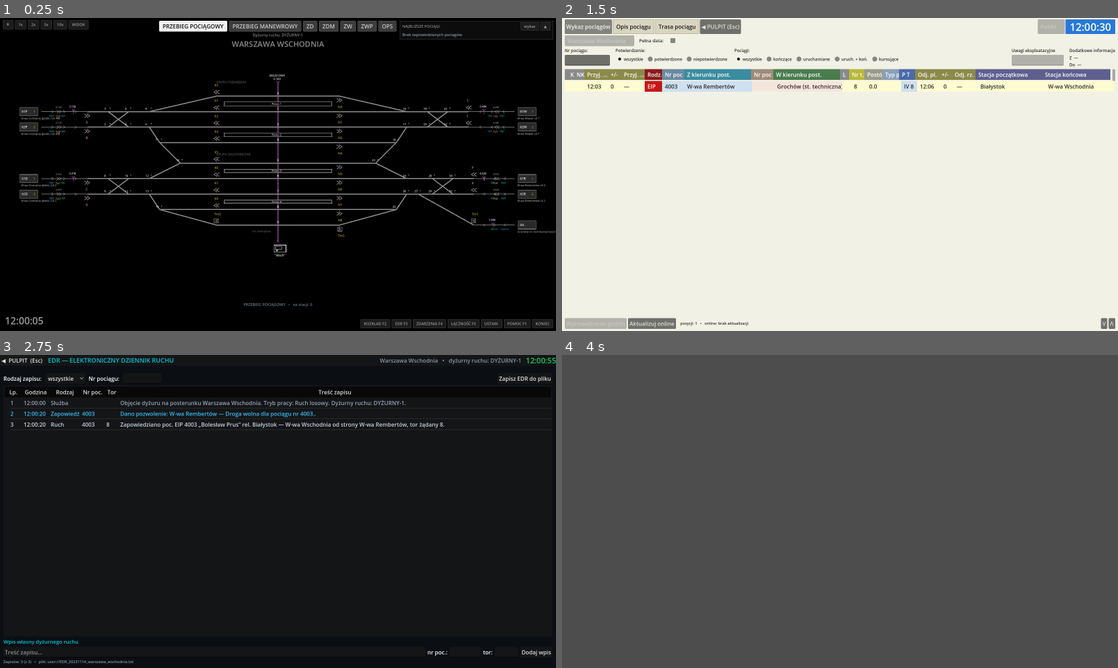
Above: before the commit, frames 1-4 (two rows, left to right).
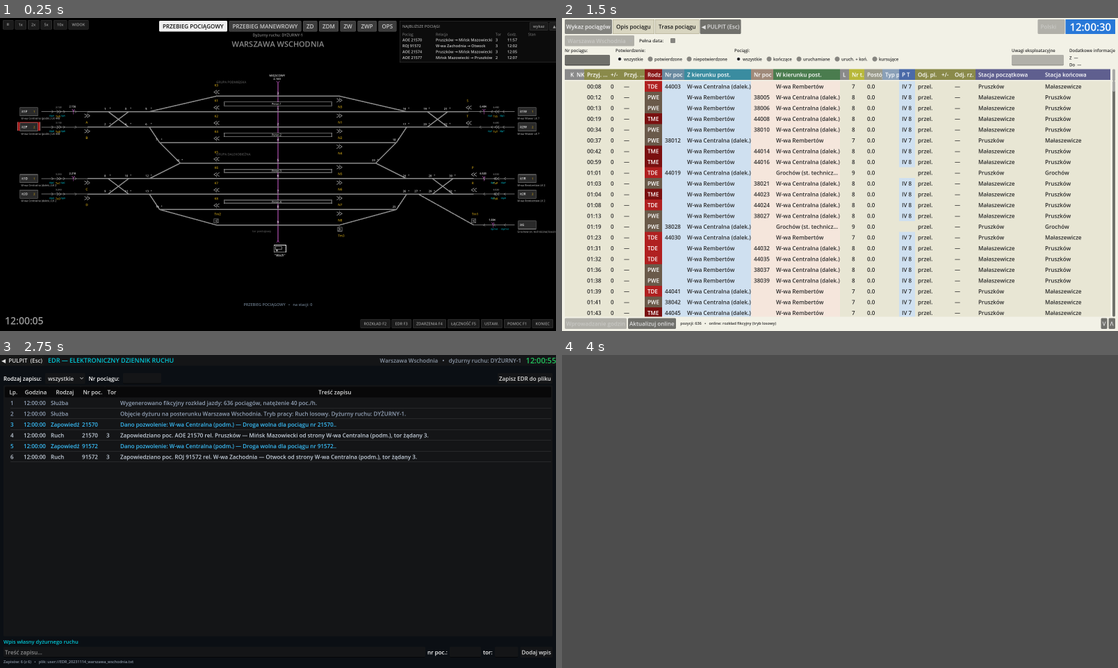
Above: after the commit, the same moments.

Repository: LukaszTM/Dyzurny-Ruchu-v0.0.1
Game: Godot game, scene res://tests/ModeProbe.tscn
Same seed, same stepped clock (60 frames per second), same inputs: the game is played once before the commit and once after it. This scene is started directly instead of the project's main scene.
Inputs (mouse positions are in pixels of both pictures, inside the frame that each line leads up to):
- Up to frame 1 (0.25 s): no input
- Up to frame 2 (1.5 s): click "PRZEBIEG POCIĄGOWY" at 0.5 s; click "Wykaz pociągów" at 1.25 s
- Up to frame 3 (2.75 s): click "Opis pociągu" at 2 s
- Up to frame 4 (4 s): click "◀ PULPIT (Esc)" at 2.75 s; tap Enter at 3.5 s; move the mouse to (962, 495) at 3.52 s; tap 1 at 3.6 s; click (962, 495) at 3.67 s; tap Space at 3.77 s

The runs differ from the first frame. In frame 1, 0.7% of the frame differs, in the area x 3-100%, y 0-36%; in frame 2, 23%, in the area x 4-100%, y 20-99%; in frame 3, 3.2%; in frame 4, nothing differs.
Error in both runs: Trying to cast a freed object. (res://scripts/ui/panel_screen.gd:42)

Commit message:
Ruch losowy: fikcyjny generowany rozkład jazdy
Tryb RUCH LOSOWY nie spawnuje już pociągów ad-hoc — przy rozpoczęciu
dyżuru generowany jest fikcyjny całodobowy rozkład jazdy (podmiejskie,
dalekobieżne z nazwami, towarowe, nocą głównie towarowe i próżne składy,
pociągi rozpoczynające/kończące bieg z podstawieniami), widoczny w wykazie
pociągów i oknie najbliższych pociągów; pociągi zgłaszają się według niego
przez łączność. Gęstość rozkładu wynika z natężenia w ustawieniach;
zmiana natężenia w trakcie dyżuru przebudowuje przyszłe, jeszcze
niezapowiedziane pozycje (z naprawą powiązań pociągów z wierszami).
Zlecenia manewrowe losowe pozostały. Sonda trybów raportuje liczbę
pozycji rozkładu (losowy ~250-600, realny 278, samouczek 0).

Co-Authored-By: Claude Fable 5 <noreply@anthropic.com>
Claude-Session: https://claude.ai/code/session_01WrMrhb81D1GsRqEQfT76Je

Diff:
--- a/scripts/core/sim_core.gd
+++ b/scripts/core/sim_core.gd
@@ -109,8 +109,15 @@
 			time_scale = 1.0
 			events.freq_min = REAL_EVENT_FREQ
 		GameState.MODE_RANDOM:
+			# RUCH LOSOWY: fikcyjny, wygenerowany rozkład jazdy na całą dobę
 			sim_time = SimUtil.parse_hhmm(str(location.get("start_time_random", "12:00")))
 			gen.enabled = true
+			var n := gen.generate_day(tt, Settings.traffic_intensity)
+			tt.start_time = sim_time
+			tt.skip_past(sim_time)
+			tt.online_status = "rozkład fikcyjny (tryb losowy)"
+			edr.add(sim_time, "Służba", "Wygenerowano fikcyjny rozkład jazdy: %d pociągów, natężenie %d poc./h." % [
+				n, int(Settings.traffic_intensity)])
 		GameState.MODE_TUTORIAL:
 			sim_time = 8.0 * 3600.0
 			events.freq_min = 0.0
--- a/scripts/core/traffic_generator.gd
+++ b/scripts/core/traffic_generator.gd
@@ -1,16 +1,21 @@
 class_name TrafficGenerator
 extends RefCounted
-## Generator ruchu losowego. Natężenie (pociągi/h) ustawiane w opcjach gry.
+## Tryb RUCH LOSOWY: przy rozpoczęciu dyżuru generowany jest FIKCYJNY
+## całodobowy rozkład jazdy (widoczny w wykazie pociągów), według którego
+## pociągi zgłaszają się na posterunek. Gęstość rozkładu wynika z natężenia
+## ustawionego w opcjach gry; zmiana natężenia w trakcie dyżuru przebudowuje
+## przyszłe, jeszcze niezapowiedziane pozycje rozkładu.
+## Dodatkowo generator zleca okazjonalne prace manewrowe.
 
 const NAZWY := ["Podlasiak", "Sawa", "Hetman", "Kmicic", "Bug", "Narew", "Cukrownik",
-	"Żeromski", "Norwid", "Skarga", "Chopin", "Reymont", "Wysoczańska", "Bolesław Prus"]
+	"Żeromski", "Norwid", "Skarga", "Chopin", "Reymont", "Mazowsze", "Syrenka"]
 
 var sim = null
 var rng := RandomNumberGenerator.new()
 var enabled := false
-var next_spawn := -1.0
 var next_shunt := -1.0
 var _n := 0
+var _ni := 0
 
 
 func _init(p_sim) -> void:
@@ -18,20 +23,15 @@
 	rng.randomize()
 
 
+## Zlecenia manewrowe (podstawienia składów z Grochowa) — losowo w tle.
 func step(now: float) -> void:
-	if not enabled:
+	if not enabled or not Settings.shunting_enabled:
 		return
-	if next_spawn < 0.0:
-		next_spawn = now + 20.0
 	if next_shunt < 0.0:
-		next_shunt = now + rng.randf_range(600.0, 1400.0)
-	if now >= next_spawn:
-		sim.request_train(_random_spec(now))
-		var mean := 3600.0 / maxf(Settings.traffic_intensity, 1.0)
-		next_spawn = now + maxf(30.0, -log(1.0 - rng.randf()) * mean)
-	if Settings.shunting_enabled and now >= next_shunt:
+		next_shunt = now + rng.randf_range(900.0, 1800.0)
+	if now >= next_shunt:
 		_shunt_job(now)
-		next_shunt = now + rng.randf_range(800.0, 1600.0)
+		next_shunt = now + rng.randf_range(1200.0, 2400.0)
 
 
 func _nr(base: int) -> String:
@@ -39,79 +39,153 @@
 	return str(base + _n * 2 + rng.randi_range(0, 1))
 
 
-func _random_spec(now: float) -> Dictionary:
-	var spec := {
-		"nazwa": "", "arr": now + 200.0, "dep": -1.0, "postoj": 0.0,
-		"przelot": false, "koniec": false, "man": false, "tt_index": -1,
-		"delay": 0, "podstawienie": false,
+## Generuje fikcyjny rozkład na całą dobę o zadanym natężeniu [poc./h].
+## Zwraca liczbę pozycji.
+func generate_day(tt: TimetableManager, intensity: float) -> int:
+	var count := _generate_range(tt, 0.0, 86400.0, intensity)
+	_sort_entries(tt)
+	return count
+
+
+## Przebudowa przyszłych, niezapowiedzianych pozycji (zmiana natężenia
+## w trakcie dyżuru). Zwraca liczbę nowych pozycji.
+func rebuild_future(tt: TimetableManager, now: float, intensity: float) -> int:
+	var granica := now + 600.0
+	var keep: Array = []
+	for e in tt.entries:
+		var ref: float = e["arr"] if float(e["arr"]) >= 0.0 else e["dep"]
+		if bool(e["zapowiedziany"]) or ref <= granica:
+			keep.append(e)
+	tt.entries = keep
+	var count := _generate_range(tt, granica, 86400.0, intensity)
+	_sort_entries(tt)
+	# indeksy pozycji zmieniły się — napraw powiązania pociągów
+	for i in range(tt.entries.size()):
+		var e2: Dictionary = tt.entries[i]
+		for tid in [int(e2["train_id"]), int(e2["stock_id"])]:
+			if tid != 0:
+				var t: Train = sim.trains.get(tid)
+				if t != null and t.tt_index >= 0:
+					t.tt_index = i
+	return count
+
+
+func _sort_entries(tt: TimetableManager) -> void:
+	tt.entries.sort_custom(func(a, b):
+		var ta: float = a["arr"] if float(a["arr"]) >= 0.0 else a["dep"]
+		var tb: float = b["arr"] if float(b["arr"]) >= 0.0 else b["dep"]
+		return ta < tb)
+
+
+func _generate_range(tt: TimetableManager, od: float, do_kiedy: float, intensity: float) -> int:
+	var t := od
+	var count := 0
+	while true:
+		var mean := 3600.0 / maxf(intensity, 1.0)
+		@warning_ignore("integer_division")
+		var godzina := int(t / 3600.0) % 24
+		if godzina < 4:
+			mean *= 3.0   # noc: rzadszy ruch (głównie towarowy)
+		t += maxf(90.0, -log(1.0 - rng.randf()) * mean)
+		if t >= do_kiedy:
+			break
+		tt.entries.append(_fictional_entry(t, godzina < 4))
+		count += 1
+	return count
+
+
+func _fictional_entry(t: float, noc: bool) -> Dictionary:
+	var e := {
+		"nr": "", "kat": "ROJ", "nazwa": "", "z": "?", "do": "?",
+		"we": "", "wy": "", "tor": "",
+		"arr": t, "dep": -1.0, "postoj": 0.0,
+		"przelot": false, "start": false, "koniec": false,
+		"delay": 0, "zapowiedziany": false, "train_id": 0, "stock_id": 0,
+		"converted": false, "status": "", "actual_arr": -1.0, "actual_dep": -1.0,
+		"potwierdzony": false,
 	}
 	var roll := rng.randf()
+	if noc:
+		roll = 0.9   # nocą wyłącznie ruch towarowy i próżne składy
 	if roll < 0.44:
 		# ruch podmiejski (tory 1-4)
 		var na_wschod := rng.randf() < 0.5
-		spec["kat"] = "AOE" if rng.randf() < 0.55 else "ROJ"
-		spec["nr"] = _nr(21000 if spec["kat"] == "AOE" else 91000)
+		e["kat"] = "AOE" if rng.randf() < 0.55 else "ROJ"
+		e["nr"] = _nr(21000 if e["kat"] == "AOE" else 91000)
+		e["postoj"] = rng.randf_range(60.0, 120.0)
+		e["dep"] = t + float(e["postoj"])
 		if na_wschod:
-			spec["we"] = "it1P"
-			spec["wy"] = "it1W"
-			spec["z"] = "W-wa Zachodnia" if spec["kat"] == "ROJ" else "Pruszków"
-			spec["do"] = "Otwock" if rng.randf() < 0.6 else "Mińsk Mazowiecki"
-			spec["tor"] = ["1", "3"][rng.randi_range(0, 1)]
+			e["we"] = "it1P"
+			e["wy"] = "it1W"
+			e["z"] = "Pruszków" if e["kat"] == "AOE" else "W-wa Zachodnia"
+			e["do"] = "Otwock" if rng.randf() < 0.6 else "Mińsk Mazowiecki"
+			e["tor"] = ["1", "3"][rng.randi_range(0, 1)]
 		else:
-			spec["we"] = "it2W"
-			spec["wy"] = "it2P"
-			spec["z"] = "Otwock" if rng.randf() < 0.6 else "Mińsk Mazowiecki"
-			spec["do"] = "W-wa Zachodnia" if spec["kat"] == "ROJ" else "Pruszków"
-			spec["tor"] = ["2", "4"][rng.randi_range(0, 1)]
-		spec["postoj"] = rng.randf_range(60.0, 150.0)
-		spec["dep"] = float(spec["arr"]) + float(spec["postoj"])
+			e["we"] = "it2W"
+			e["wy"] = "it2P"
+			e["z"] = "Otwock" if rng.randf() < 0.6 else "Mińsk Mazowiecki"
+			e["do"] = "Pruszków" if e["kat"] == "AOE" else "W-wa Zachodnia"
+			e["tor"] = ["2", "4"][rng.randi_range(0, 1)]
 	elif roll < 0.80:
 		# ruch dalekobieżny (tory 5-8)
 		var na_wschod2 := rng.randf() < 0.5
 		var r := rng.randf()
-		spec["kat"] = "MPE" if r < 0.45 else ("EIE" if r < 0.7 else ("EIP" if r < 0.85 else "MOE"))
-		spec["nr"] = _nr(1000 if spec["kat"] == "MPE" else 4000)
-		if spec["kat"] in ["EIP", "EIE"] and rng.randf() < 0.7:
-			spec["nazwa"] = NAZWY[rng.randi_range(0, NAZWY.size() - 1)]
+		e["kat"] = "MPE" if r < 0.5 else ("EIE" if r < 0.8 else "EIP")
+		e["nr"] = _nr(1000 if e["kat"] == "MPE" else 4000)
+		if e["kat"] != "MPE" and rng.randf() < 0.6:
+			_ni += 1
+			e["nazwa"] = NAZWY[_ni % NAZWY.size()]
+		e["postoj"] = rng.randf_range(180.0, 300.0)
+		e["dep"] = t + float(e["postoj"])
+		if rng.randf() < 0.25:
+			e["delay"] = rng.randi_range(2, 12)
 		if na_wschod2:
-			spec["we"] = "it1D"
 			var przez_otwock := rng.randf() < 0.35
-			spec["wy"] = "it1W" if przez_otwock else "it1R"
-			spec["z"] = "W-wa Zachodnia"
-			spec["do"] = "Lublin Główny" if przez_otwock else ("Białystok" if rng.randf() < 0.5 else "Terespol")
-			spec["tor"] = ["5", "7"][rng.randi_range(0, 1)]
+			e["we"] = "it1D"
+			e["wy"] = "it1W" if przez_otwock else "it1R"
+			e["z"] = "W-wa Zachodnia"
+			e["do"] = "Lublin Główny" if przez_otwock else ("Białystok" if rng.randf() < 0.5 else "Terespol")
+			e["tor"] = ["5", "7"][rng.randi_range(0, 1)]
+			if Settings.shunting_enabled and rng.randf() < 0.08:
+				# pociąg rozpoczyna bieg — skład do podstawienia z Grochowa
+				e["start"] = true
+				e["we"] = "itG"
+				e["z"] = "W-wa Wschodnia"
+				e["arr"] = -1.0
 		else:
 			var z_otwocka := rng.randf() < 0.35
-			spec["we"] = "it2W" if z_otwocka else "it2R"
-			spec["wy"] = "it2D"
-			spec["z"] = "Lublin Główny" if z_otwocka else ("Białystok" if rng.randf() < 0.5 else "Terespol")
-			spec["do"] = "W-wa Zachodnia"
-			spec["tor"] = ["6", "8"][rng.randi_range(0, 1)]
-			if Settings.shunting_enabled and rng.randf() < 0.14:
-				spec["koniec"] = true
-				spec["wy"] = "itG"
-				spec["do"] = "W-wa Wschodnia"
-		spec["postoj"] = rng.randf_range(120.0, 300.0)
-		spec["dep"] = float(spec["arr"]) + float(spec["postoj"])
-		spec["delay"] = rng.randi_range(1, 12) if rng.randf() < 0.3 else 0
+			e["we"] = "it2W" if z_otwocka else "it2R"
+			e["wy"] = "it2D"
+			e["z"] = "Lublin Główny" if z_otwocka else ("Białystok" if rng.randf() < 0.5 else "Terespol")
+			e["do"] = "W-wa Zachodnia"
+			e["tor"] = ["6", "8"][rng.randi_range(0, 1)]
+			if Settings.shunting_enabled and rng.randf() < 0.12:
+				# pociąg kończy bieg — skład do odstawienia do Grochowa
+				e["koniec"] = true
+				e["wy"] = "itG"
+				e["do"] = "W-wa Wschodnia"
+				e["dep"] = -1.0
+				e["postoj"] = 0.0
 	else:
-		# ruch towarowy — przelot
-		spec["kat"] = "TME" if rng.randf() < 0.5 else "TDE"
-		spec["nr"] = _nr(44000)
-		spec["przelot"] = true
+		# ruch towarowy / próżne składy — przelot
+		e["przelot"] = true
+		e["postoj"] = 0.0
+		var pwe := noc and rng.randf() < 0.3
+		e["kat"] = "PWE" if pwe else ("TME" if rng.randf() < 0.5 else "TDE")
+		e["nr"] = _nr(38000 if pwe else 44000)
 		if rng.randf() < 0.5:
-			spec["we"] = "it1D"
-			spec["wy"] = "it1R"
-			spec["z"] = "Pruszków"
-			spec["do"] = "Małaszewicze"
-			spec["tor"] = "7"
+			e["we"] = "it1D"
+			e["wy"] = "itG" if rng.randf() < 0.2 else "it1R"
+			e["z"] = "Pruszków"
+			e["do"] = "Grochów" if e["wy"] == "itG" else "Małaszewicze"
+			e["tor"] = "9" if e["wy"] == "itG" else "7"
 		else:
-			spec["we"] = "it2R"
-			spec["wy"] = "it2D"
-			spec["z"] = "Małaszewicze"
-			spec["do"] = "Pruszków"
-			spec["tor"] = "8"
-	return spec
+			e["we"] = "it2R"
+			e["wy"] = "it2D"
+			e["z"] = "Małaszewicze"
+			e["do"] = "Pruszków"
+			e["tor"] = "8"
+	return e
 
 
 func _shunt_job(now: float) -> void:
--- a/scripts/ui/settings_dialog.gd
+++ b/scripts/ui/settings_dialog.gd
@@ -165,3 +165,9 @@
 	if sim != null and is_instance_valid(sim) and not sim.real_mode:
 		sim.events.freq_min = Settings.event_freq_min
 		sim.events.schedule_next(sim.sim_time)
+		if sim.mode == GameState.MODE_RANDOM:
+			# zmiana natężenia: przebuduj przyszłe pozycje fikcyjnego rozkładu
+			var n: int = sim.gen.rebuild_future(sim.tt, sim.sim_time, Settings.traffic_intensity)
+			sim.edr.add(sim.sim_time, "Służba",
+				"Przebudowano fikcyjny rozkład jazdy — natężenie %d poc./h (%d nowych pozycji)." % [
+					int(Settings.traffic_intensity), n])
--- a/tests/mode_probe.gd
+++ b/tests/mode_probe.gd
@@ -35,7 +35,7 @@
 		sim.events.freq_min = 1.0
 		sim.events.schedule_next(sim.sim_time)
 	_pokaz(0)
-	print("SONDA TRYBU: ", mode)
+	print("SONDA TRYBU: ", mode, " | rozkład: ", sim.tt.entries.size(), " pozycji")
 
 
 func _pokaz(idx: int) -> void:
Not shown, changed: README.md
